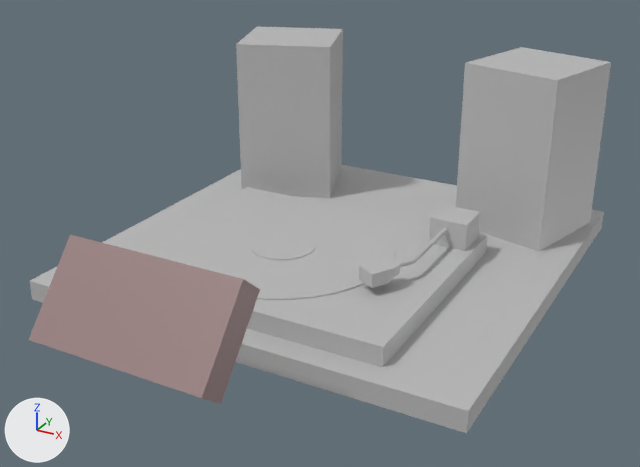
A saved change to the FBX model Assets/Voyager/RecordPlayer/RecordPlayer.fbx.
The view is the same before and after, from a 50 mm lens placed at (1.015, -1.966, 1.051), pointed at (0.043, -0.199, 0.167). Every picture has the same lights, and +X, +Y and +Z are marked at lower left. Where no turn or scale is listed for an object, it has been applied to the vertices.
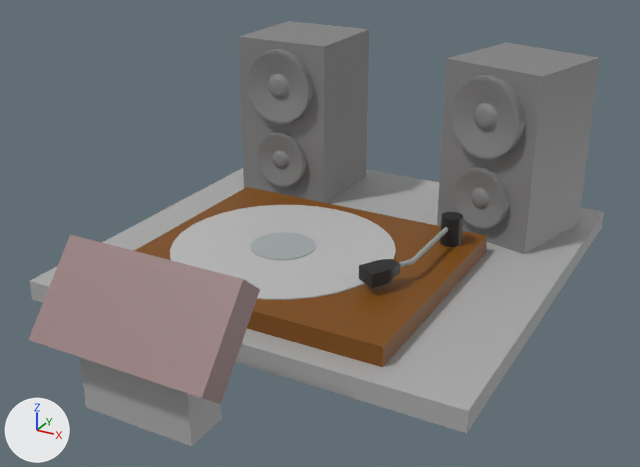
Location of each change, (x1, y1, x2, y2) in pixels of the pictures (640 x 467 px; the box of a moved part takes in the faces that stretch with it):
'pCube12', reshaped, moved: before (28, 26, 611, 433); after (28, 21, 604, 446)
part 1 of me_mesh_001, added: after (238, 21, 369, 203)
part 2 of me_mesh_001, added (black): after (440, 212, 463, 247)
part 3 of me_mesh_001, moved or reshaped: before (29, 165, 604, 433); after (29, 168, 604, 433)
part 4 of me_mesh_001, moved or reshaped: before (456, 47, 611, 251); after (437, 42, 600, 254)
part 5 of me_mesh_001, moved or reshaped: (170, 205, 396, 300) in both
part 6 of me_mesh_001, moved or reshaped: (134, 187, 487, 367) in both
part 7 of me_mesh_001, added: after (245, 49, 313, 124)
part 8 of me_mesh_001, added: after (255, 132, 306, 187)
part 9 of me_mesh_001, added: after (449, 75, 525, 159)
part 10 of me_mesh_001, added: after (452, 167, 509, 229)
part 11 of me_mesh_001, deleted: before (429, 205, 480, 251)
part 12 of me_mesh_001, deleted: before (236, 26, 343, 198)
part 13 of me_mesh_001, added: after (80, 357, 222, 446)
part 14 of me_mesh, recoloured: (398, 228, 448, 267) in both
part 15 of me_mesh, recoloured (grey to black): (359, 259, 400, 288) in both

What changed in the scene script:
```text
Change me_mesh:
    remove me_mesh.from_pydata(...)  # 63 vertices, 67 faces; spans x -0.09..0.007, y -0.374..0.0, z -0.033..0.012
    add me_mesh.from_pydata(...)  # 58 vertices, 62 faces; spans x -0.09..0.007, y -0.374..0.0, z -0.023..0.012
    me_mesh part 14: 32 faces spanning x -0.042..0.007, y -0.308..0.0, z -0.006..0.006 switch from mat_lambert1 (grey #bcbcbc) to mat_metal (grey #9aa1a0)
    me_mesh part 15: 30 faces spanning x -0.09..-0.009, y -0.374..-0.277, z -0.023..0.012 switch from mat_lambert1 (grey #bcbcbc) to mat_recordplayerplastic (black #1e1e1e)
Change me_mesh_001:
    remove me_mesh_001.from_pydata(...)  # 178 vertices, 196 faces; spans x -0.58..0.58, y -0.75..0.75, z 0.0..0.52
    add me_mesh_001.from_pydata(...)  # 605 vertices, 633 faces; spans x -0.58..0.58, y -0.75..0.75, z -0.27..0.27
    me_mesh_001 part 1: a new loose piece, a box spanning x -0.46..-0.18, y 0.4..0.68, z -0.21..0.27, in mat_speakers (grey #828282)
    me_mesh_001 part 2: a new loose piece, a 16-sided cylinder along z spanning x 0.269..0.325, y 0.191..0.246, z -0.165..-0.089, in mat_recordplayerplastic (black #1e1e1e)
    me_mesh_001 part 3: the loose piece of 8 vertices spanning x -0.58..0.58, y -0.4..0.75, z 0.0..0.05 is moved by (0.0, 0.0, -0.27)
    me_mesh_001 part 4: the loose piece of 8 vertices spanning x 0.22..0.56, y 0.38..0.72, z 0.05..0.52 is moved by (-0.03, -0.03, -0.26), in mat_speakers (grey #828282)
    me_mesh_001 part 5: the loose piece of 130 vertices spanning x -0.36..0.22, y -0.31..0.27, z 0.1..0.11 is moved by (0.0, 0.0, -0.27)
    me_mesh_001 part 6: the loose piece of 8 vertices spanning x -0.39..0.37, y -0.34..0.31, z 0.05..0.1 is moved by (0.0, 0.0, -0.27), in mat_recordplayerbase (brown #7e4a00)
    me_mesh_001 part 7: a new loose piece of 97 vertices spanning x -0.43..-0.21, y 0.37..0.4, z 0.03..0.24, in mat_speakers (grey #828282)
    me_mesh_001 part 8: a new loose piece of 97 vertices spanning x -0.4..-0.23, y 0.38..0.4, z -0.17..-0.01, in mat_speakers (grey #828282)
    me_mesh_001 part 9: a new loose piece of 97 vertices spanning x 0.21..0.43, y 0.33..0.41, z 0.03..0.24, in mat_speakers (grey #828282)
    me_mesh_001 part 10: a new loose piece of 97 vertices spanning x 0.23..0.4, y 0.34..0.41, z -0.17..-0.01, in mat_speakers (grey #828282)
    me_mesh_001 part 11: the loose piece of 8 vertices spanning x 0.25..0.35, y 0.19..0.29, z 0.1..0.17 is deleted
    me_mesh_001 part 12: 8 vertices removed from x -0.54..-0.19, y 0.36..0.72, z 0.05..0.52
    me_mesh_001 part 13: 8 vertices added at x -0.13..0.13, y -0.69..-0.59, z -0.27..-0.02
    add me_mesh_001.materials.append(mat_speakers)  # grey #828282
    add me_mesh_001.materials.append(mat_metal)  # grey #9aa1a0
    add me_mesh_001.materials.append(mat_recordplayerplastic)  # black #1e1e1e
    add me_mesh_001.materials.append(mat_recordplayertray)  # grey #bcbcbc
    add me_mesh_001.materials.append(mat_damiddle)  # grey #a4abac
    add me_mesh_001.materials.append(mat_recordplayerbase)  # brown #7e4a00
Change ob_pcube12:
    ob_pcube12.location: (0.0, -0.173, 0.0) -> (0.0, -0.173, 0.266)
```
